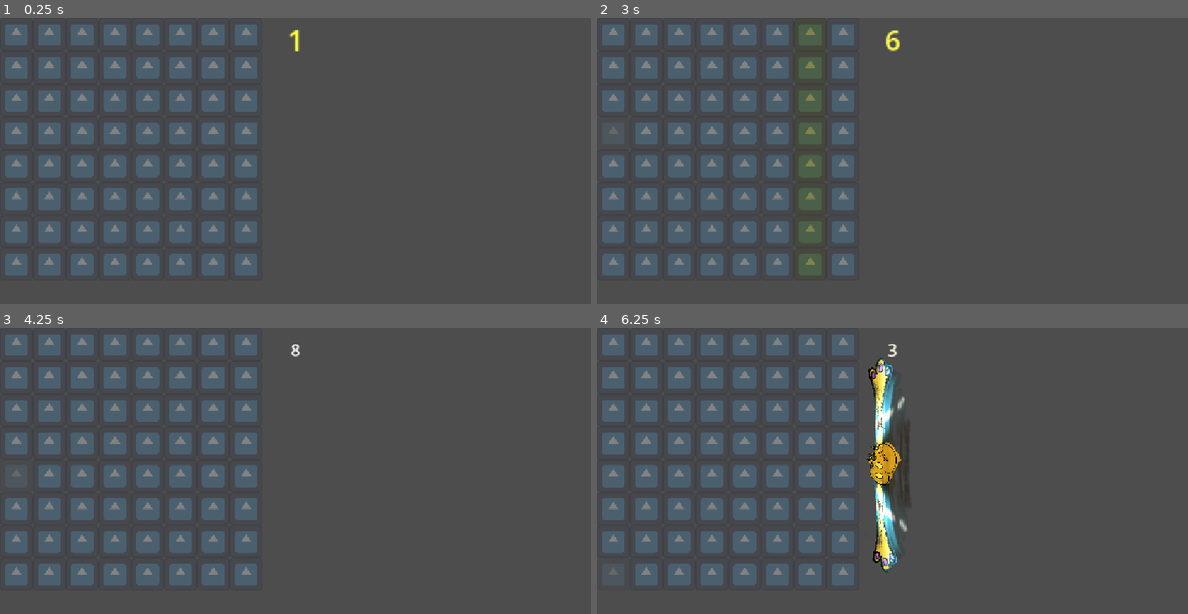
Above: before the commit, frames 1-4 (two rows, left to right).
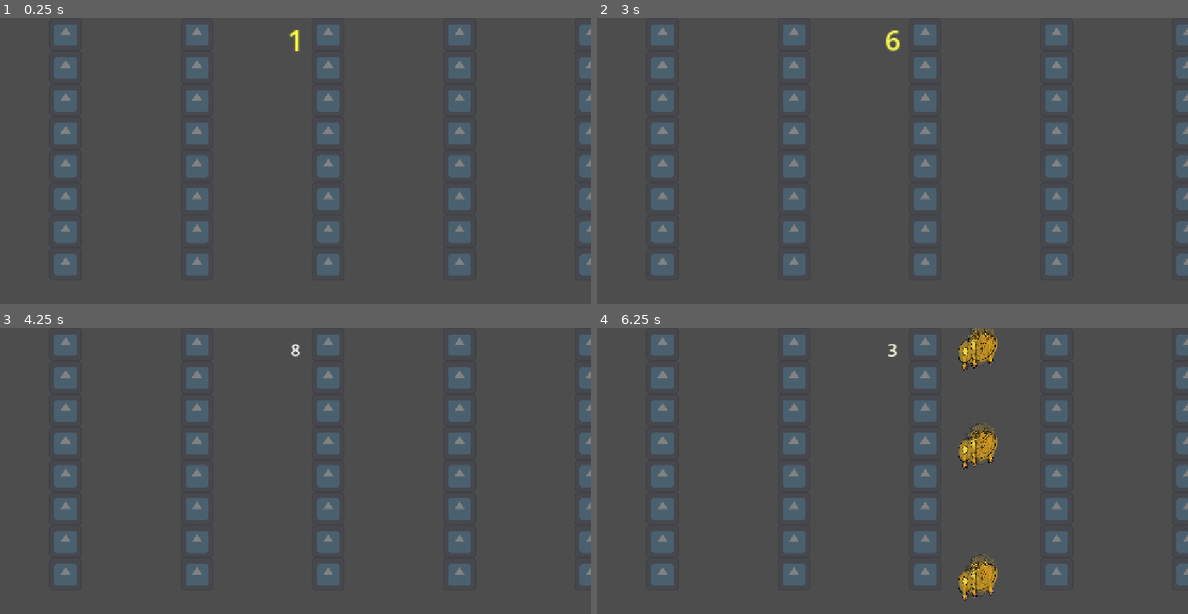
Above: after the commit, the same moments.

Repository: pgpais/gmtk-2026
Game: Godot game, scene res://main.tscn
Same seed, same stepped clock (60 frames per second), same inputs: the game is played once before the commit and once after it. The engine's default icon, where the game draws it, is replaced by a stand-in: a white triangle on a blue panel in a dark square.
Inputs (mouse positions are in pixels of both pictures, inside the frame that each line leads up to):
- Up to frame 1 (0.25 s): no input
- Up to frame 2 (3 s): tap Enter at 0.5, 2 s; move the mouse to (614, 35) at 0.52 s; tap Space (move_ticker) at 0.6, 1.25, 1.35, 2.1, 2.75, 2.85 s; click (614, 35) at 0.67 s; move the mouse to (614, 66) at 1.27 s; click (614, 66) at 1.42 s; move the mouse to (614, 100) at 2.02 s; click (614, 100) at 2.17 s; move the mouse to (614, 132) at 2.77 s; click (614, 132) at 2.92 s
- Up to frame 3 (4.25 s): tap Enter at 3.5 s; move the mouse to (17, 476) at 3.52 s; tap Space (move_ticker) at 3.6 s; click (17, 476) at 3.67 s
- Up to frame 4 (6.25 s): tap Space (move_ticker) at 4.25, 4.35, 5.1, 5.85 s; move the mouse to (614, 508) at 4.27 s; click (614, 508) at 4.42 s; move the mouse to (614, 542) at 5.02 s; click (614, 542) at 5.17 s; move the mouse to (614, 573) at 5.77 s; click (614, 573) at 5.92 s

The runs differ from the first frame. In frame 1, 23% of the frame differs, in the area x 0-100%, y 2-90%; in frame 2, 22%; in frame 3, 23%; in frame 4, 28%, in the area x 0-100%, y 0-96%.
Error before the commit: Parse Error: Function "move()" not found in base self. (res://entities/entity.gd:77)

Commit message:
actions_logic

Diff:
--- /dev/null
+++ b/abilities/actions/action_handler.gd
@@ -0,0 +1,27 @@
+extends Node
+
+var current_action : ActionStrategy
+var current_step : int = 0
+
+func _ready() -> void:
+	EventBus.action_step_performed.connect(next_step)
+
+func set_new_action(action):
+	current_action = action
+
+func next_step():
+	var step : ActionStep = current_action.steps[current_step]
+
+	match step.action_type:
+		ActionStep.STEP_TYPES.select:
+			EventBus.selection_needed.emit(step.target_type, step.selection_range, step.highlight_selection_range)
+		ActionStep.STEP_TYPES.move:
+			EventBus.movement_needed.emit()
+		ActionStep.STEP_TYPES.push:
+			pass
+		ActionStep.STEP_TYPES.create_barrier:
+			pass
+		ActionStep.STEP_TYPES.lurk_tile:
+			pass
+		ActionStep.STEP_TYPES.transform:
+			pass
--- /dev/null
+++ b/abilities/actions/action_step.gd
@@ -0,0 +1,38 @@
+extends Resource
+class_name  ActionStep
+
+enum STEP_TYPES {
+	select,
+	move,
+	push,
+	create_barrier,
+	lurk_tile,
+	transform
+}
+
+enum TARGET_TYPES {
+	tile,
+	ally,
+	enemy,
+	direction
+}
+
+@export var action_type : STEP_TYPES:
+	set(value):
+		action_type = value
+		property_list_changed.emit()
+
+@export_group("Selection Options")
+
+@export var target_type : TARGET_TYPES
+@export var selection_range : AbilityRange
+@export var highlight_selection_range : bool = true
+
+const selection_props = [&"target_type", &"selection_range"]
+
+func _validate_property(property : Dictionary):
+	if property.name in selection_props:
+		if action_type == STEP_TYPES.select:
+			property.usage |= PROPERTY_USAGE_EDITOR
+		else:
+			property.usage &= ~PROPERTY_USAGE_EDITOR
--- a/abilities/actions/action_strategy.gd
+++ b/abilities/actions/action_strategy.gd
@@ -1,7 +1,4 @@
-@abstract
 class_name ActionStrategy
 extends Resource
 
-@abstract func prepare()
-
-@abstract func perform()
+@export var steps : Array[ActionStep]
--- /dev/null
+++ b/abilities/actions/sequential_action_strategy.gd
@@ -0,0 +1,2 @@
+extends ActionStrategy
+class_name SequentialActionStrategy
--- a/abilities/movement/movement_strategy.gd
+++ b/abilities/movement/movement_strategy.gd
@@ -5,5 +5,3 @@
 @export var ability_range: AbilityRange
 
 @abstract func move(entity: Entity)
-
-@abstract func tiles_to_highlight(entity: Entity, grid_map: LayerGridMap) -> Array[Tile]
--- a/abilities/range/ability_range.gd
+++ b/abilities/range/ability_range.gd
@@ -1,5 +1,20 @@
+@tool
 class_name AbilityRange
 extends Resource
+
+enum range_types {distance, directional, path}
+
+@export var range_type : range_types:
+	set(value):
+		range_type = value
+		property_list_changed.emit()
+
+@export_group("Distance Range")
+
+@export var min_distance : int
+@export var max_distance : int
+
+@export_group("Directional Range")
 
 @export var left_min_range: int
 @export var left_max_range: int
@@ -18,3 +33,39 @@
 @export var bottom_left_max_range: int
 @export var bottom_right_min_range: int
 @export var bottom_right_max_range: int
+
+@export_group("Path Range")
+
+@export var path : Array[Vector2i]
+
+const distance_props = [&"min_distance", &"max_distance"]
+
+const directional_props = [
+	&"left_min_range", &"left_max_range", &"right_min_range", &"right_max_range",
+	&"up_min_range", &"up_max_range", &"down_min_range", &"down_max_range",
+	&"top_left_min_range", &"top_left_max_range", &"top_right_min_range", &"top_right_max_range",
+	&"bottom_left_min_range", &"bottom_left_max_range", &"bottom_right_min_range", &"bottom_right_max_range"
+]
+const path_props = [&"path"]
+
+func _validate_property(property : Dictionary):
+	if property.name in distance_props:
+		if range_type == range_types.distance:
+			property.usage |= PROPERTY_USAGE_EDITOR
+		else:
+			property.usage &= ~PROPERTY_USAGE_EDITOR
+
+	elif property.name in directional_props:
+		if range_type == range_types.directional:
+			property.usage |= PROPERTY_USAGE_EDITOR
+		else:
+			property.usage &= ~PROPERTY_USAGE_EDITOR
+
+	elif property.name in path_props:
+		if range_type == range_types.path:
+			property.usage |= PROPERTY_USAGE_EDITOR
+		else:
+			property.usage &= ~PROPERTY_USAGE_EDITOR
+
+func get_tiles_to_highlight(column_index, tile_index) -> Array:
+	return []
--- a/abilities/selectable.gd
+++ b/abilities/selectable.gd
@@ -2,15 +2,15 @@
 extends Area2D
 
 func select():
-    if (owner is Entity):
-        EventBus.entity_selected.emit(owner)
-    else:
-        print("Selectable not owned by entity")
+	if (owner is Entity):
+		EventBus.entity_selected.emit(owner)
+	else:
+		print("Selectable not owned by entity")
 
 func _ready():
-    input_event.connect(_on_input_event)
+	input_event.connect(_on_input_event)
 
 func _on_input_event(viewport: Node, event: InputEvent, shape_idx: int) -> void:
-    if event is InputEventMouseButton:
-        if event.button_index == MOUSE_BUTTON_LEFT && event.pressed:
-            select()
+	if event is InputEventMouseButton:
+		if event.button_index == MOUSE_BUTTON_LEFT && event.pressed:
+			select()
--- a/core/entity_controller.gd
+++ b/core/entity_controller.gd
@@ -1,13 +1,23 @@
 class_name EntityController
 extends Node
 
-enum EntityControllerState {WaitingEntitySelection, AbilitySelection, TileSelection}
+enum EntityControllerState {
+	WaitingNextAction,
+	ActionSelection,
+	TileSelection,
+	AllySelection,
+	EnemySelection
+}
 
-signal selected_entity_changed(entity: Entity)
+signal control_entity_changed(entity: Entity)
+signal target_entity_changed(entity: Entity)
+signal target_tile_changed(tile: Tile)
 
 signal ability_performed()
 
-@export var selected_entity: Entity
+@export var control_entity: Entity
+@export var target_entity: Entity
+@export var target_tile: Entity
 
 @onready var range_highlighter: RangeHighlighter = RangeHighlighter.instance
 
@@ -15,54 +25,102 @@
 
 var is_active: bool = true
 
-var state: EntityControllerState = EntityControllerState.WaitingEntitySelection
+var state: EntityControllerState = EntityControllerState.WaitingNextAction
 
 var is_movement: bool = true
 var range_tiles: Array[Tile]
 
 func _ready() -> void:
+	EventBus.selection_needed.connect(_change_to_selection_state)
+	EventBus.movement_needed.connect(_move_control_entity_to_target_tile)
 	EventBus.entity_selected.connect(_on_entity_selected)
 	EventBus.tile_selected.connect(_on_tile_selected)
 
-func _on_entity_selected(entity: Entity) -> void:
-	if !is_active: return
-	if state != EntityControllerState.WaitingEntitySelection: return
+	EventBus.entity_selected.connect(_on_entity_selected)
+	EventBus.tile_selected.connect(_on_tile_selected)
 
-	print("selected entity: ", entity)
-	selected_entity = entity
-	selected_entity_changed.emit(entity)
+func _change_to_selection_state(target_type, selection_range, highlight_range) -> void:
+	if highlight_range:
+		pass
+		# highlight range
 
-	range_tiles = entity.movement_strategy.tiles_to_highlight(entity, grid_map)
-	range_highlighter.show_highlight_tiles(range_tiles)
+	if target_type == ActionStep.TARGET_TYPES.tile:
+		_change_to_tile_selection_state()
+	elif target_type == ActionStep.TARGET_TYPES.ally:
+		_change_to_ally_selection_state()
+	elif target_type == ActionStep.TARGET_TYPES.enemy:
+		_change_to_enemy_selection_state()
 
-	_change_to_tile_selection_state()
+func _move_control_entity_to_target_tile():
+	control_entity._move_to_tile(target_tile)
 
 func _change_to_tile_selection_state() -> void:
 	print("change to tile selection state")
 	state = EntityControllerState.TileSelection
 
+func _change_to_ally_selection_state() -> void:
+	print("change to ally selection state")
+	state = EntityControllerState.AllySelection
+
+func _change_to_enemy_selection_state() -> void:
+	print("change to enemy selection state")
+	state = EntityControllerState.EnemySelection
+
+func _on_entity_selected(entity: Entity) -> void:
+	if !is_active: return
+
+	if state == EntityControllerState.WaitingNextAction:
+		if entity.team == Entity.TEAMS.ALLY:
+			control_entity = entity
+			control_entity_changed.emit(entity)
+			# show options for that frog
+
+	elif state == EntityControllerState.AllySelection:
+		if entity.team == Entity.TEAMS.ALLY:
+			target_entity = entity
+			target_entity_changed.emit(entity)
+
+	elif state == EntityControllerState.EnemySelection:
+		if entity.team == Entity.TEAMS.ENEMY:
+			target_entity = entity
+			target_entity_changed.emit(entity)
+
+	else:
+		return
+
+	print("selected entity: ", entity)
+
+	#range_tiles = entity.movement_strategy.tiles_to_highlight(entity, grid_map)
+	#range_highlighter.show_highlight_tiles(range_tiles)
+
+	#_change_to_tile_selection_state()
+
 func _on_tile_selected(tile: Tile) -> void:
 	if !is_active: return
 	if state != EntityControllerState.TileSelection: return
 
+	print("selected tile: ", tile)
 
-	print("selected tile: ", tile)
 	if (tile not in range_tiles):
 		_cancel_interaction()
 		return
 
+	target_tile_changed.emit(tile)
+
 	range_highlighter.hide_highlight_tiles(range_tiles)
 
-	if is_movement:
+	#if is_movement:
 		##TODO: perform movement
-		pass
-	else:
+		#pass
+	#else:
 		##TODO: perform ability
-		pass
+		#pass
 
-	ability_performed.emit()
-	state = EntityControllerState.WaitingEntitySelection
+	EventBus.action_step_performed.emit()
+
+	#ability_performed.emit()
+	#state = EntityControllerState.WaitingEntitySelection
 
 func _cancel_interaction() -> void:
 	range_highlighter.hide_highlight_tiles(range_tiles)
-	state = EntityControllerState.WaitingEntitySelection
+	state = EntityControllerState.WaitingNextAction
--- a/core/event_bus.gd
+++ b/core/event_bus.gd
@@ -2,5 +2,12 @@
 
 signal ticker_new_tick(count: int)
 signal new_cycle
+
+signal selection_needed(target_type, selection_range, highlight_range)
+signal direction_selection_needed()
+signal movement_needed()
+
 signal entity_selected(entity: Entity)
 signal tile_selected(tile: Tile)
+
+signal action_step_performed
--- a/core/game_settings_data.tres
+++ b/core/game_settings_data.tres
@@ -4,4 +4,5 @@
 
 [resource]
 script = ExtResource("1_rgv1a")
+tile_size = Vector2(256, 256)
 metadata/_custom_type_script = "uid://bdia1511y0edp"
--- a/entities/allies/sapo-dar-mao/froggo.tscn
+++ b/entities/allies/sapo-dar-mao/froggo.tscn
@@ -3,10 +3,22 @@
 [ext_resource type="Script" uid="uid://ik53tbaqcr7g" path="res://entities/ally.gd" id="1_hcdyo"]
 [ext_resource type="Texture2D" uid="uid://g5ktffwbuwq8" path="res://entities/allies/sapo-dar-mao/texture/Sapo_corpo.png" id="1_iur6c"]
 [ext_resource type="Script" uid="uid://0a44wb2mxonv" path="res://entities/allies/sapo-dar-mao/body.gd" id="2_iur6c"]
+[ext_resource type="Script" uid="uid://cbxx16xijc863" path="res://abilities/actions/action_strategy.gd" id="2_yxpq7"]
 [ext_resource type="Texture2D" uid="uid://bm88nymknr226" path="res://entities/allies/sapo-dar-mao/texture/arm.png" id="3_crsa7"]
+[ext_resource type="Script" uid="uid://yyhnn4sejhrt" path="res://abilities/actions/action_step.gd" id="3_qou4r"]
 [ext_resource type="Shader" uid="uid://ctca2om62u8ou" path="res://entities/allies/sapo-dar-mao/froggo.gdshader" id="4_dai0g"]
 [ext_resource type="Texture2D" uid="uid://bhids280virmf" path="res://entities/allies/sapo-dar-mao/texture/Uplip.png" id="5_vyyh7"]
 [ext_resource type="Texture2D" uid="uid://bll2ujfh5pmov" path="res://entities/allies/sapo-dar-mao/texture/Downlip.png" id="6_bapcr"]
+
+[sub_resource type="Resource" id="Resource_yxpq7"]
+script = ExtResource("3_qou4r")
+target_type = 1
+metadata/_custom_type_script = "uid://yyhnn4sejhrt"
+
+[sub_resource type="Resource" id="Resource_85ew2"]
+script = ExtResource("2_yxpq7")
+steps = Array[ExtResource("3_qou4r")]([SubResource("Resource_yxpq7"), null])
+metadata/_custom_type_script = "uid://cbxx16xijc863"
 
 [sub_resource type="ShaderMaterial" id="ShaderMaterial_x8b68"]
 
@@ -465,6 +477,7 @@
 position = Vector2(550, 263)
 scale = Vector2(0.2, 0.2)
 script = ExtResource("1_hcdyo")
+action = SubResource("Resource_85ew2")
 animator = NodePath("AnimationPlayer")
 
 [node name="Body" type="Sprite2D" parent="." unique_id=1226581100]
--- a/entities/entity.gd
+++ b/entities/entity.gd
@@ -3,6 +3,8 @@
 
 @onready var grid_map : LayerGridMap = LayerGridMap.instance
 signal finished_movement()
+
+@export var action : ActionStrategy
 
 #region node references
 #@export var sprite : Sprite2D
@@ -74,9 +76,9 @@
 	if movement_strategy:
 		movement_strategy.move(self)
 	elif team == TEAMS.ENEMY:
-		move(-1, 0)
+		_move(-1, 0)
 	elif team == TEAMS.ALLY:
-		move(1, 0)
+		_move(1, 0)
 
 func _move(x, y):
 	var new_layer_index = 0
Not shown, added: abilities/actions/action_handler.gd.uid
Not shown, added: abilities/actions/action_step.gd.uid
Not shown, added: abilities/actions/sequential_action_strategy.gd.uid
